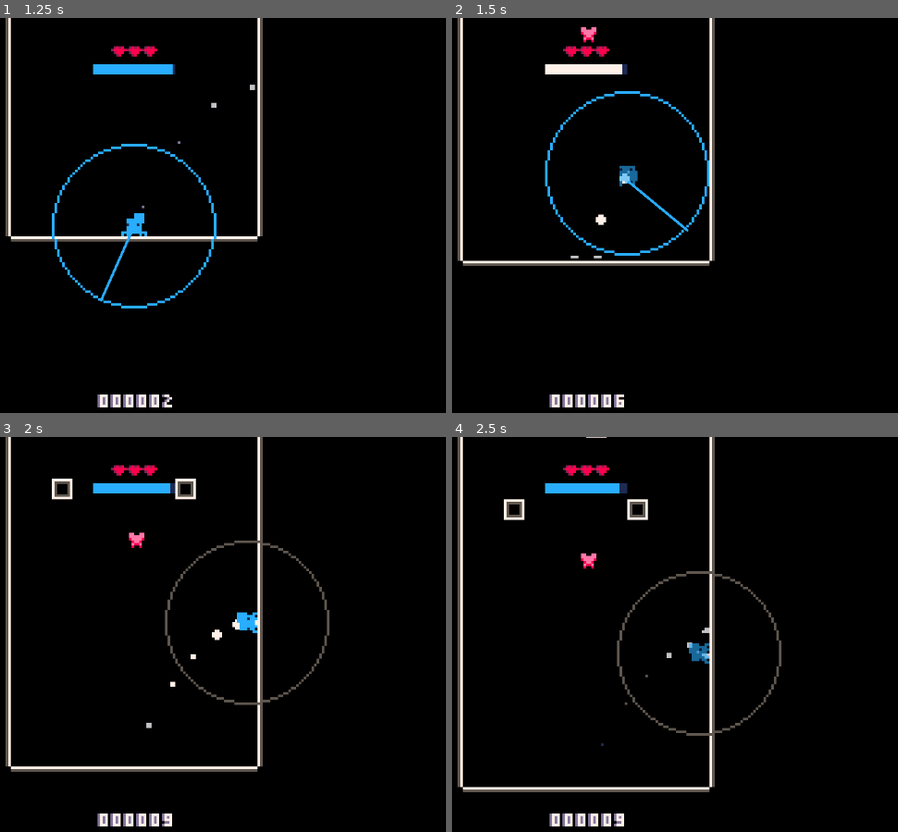
Above: before the commit, frames 1-4 (two rows, left to right).
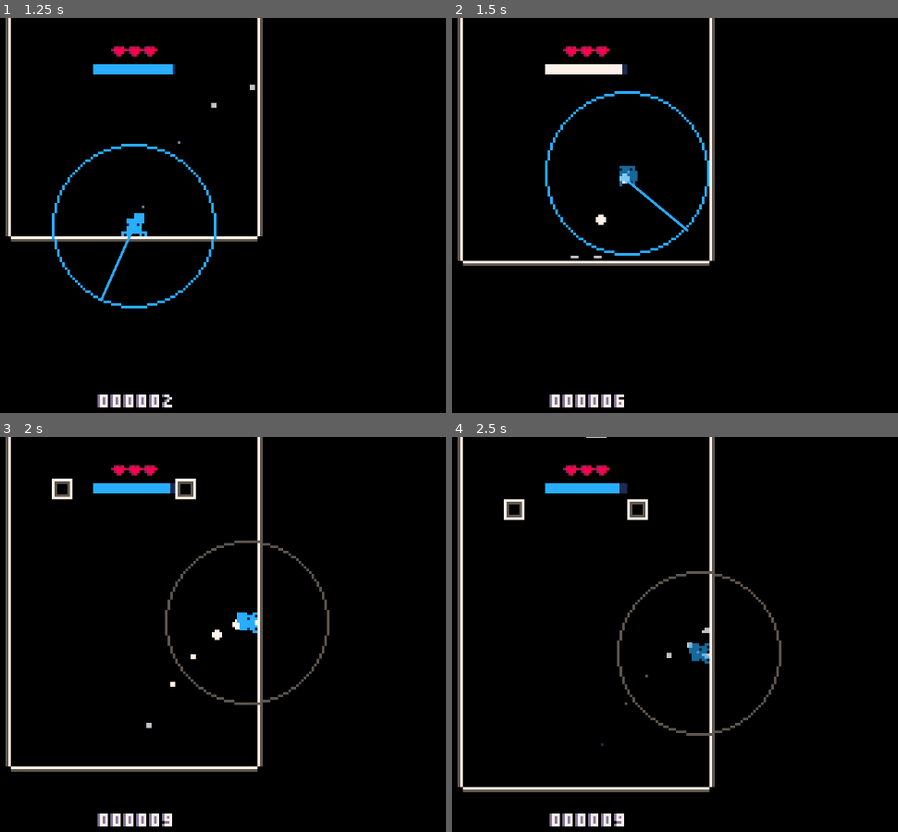
Above: after the commit, the same moments.

Repository: Flamenccio/spider-jump
Game: Godot game, scene res://scenes/game.tscn
Same seed, same stepped clock (60 frames per second), same inputs: the game is played once before the commit and once after it. The engine's default icon, where the game draws it, is replaced by a stand-in: a white triangle on a blue panel in a dark square.
Inputs (mouse positions are in pixels of both pictures, inside the frame that each line leads up to):
- Up to frame 1 (1.25 s): tap Enter at 0.5 s; move the mouse to (98, 310) at 0.52 s; press the mouse at (98, 310) at 0.53 s; hold W (move_up) from 0.53 s (still down)
- Up to frame 2 (1.5 s): release W (move_up) at 1.25 s; release the mouse at (550, 310) at 1.25 s; drag from (808, 290) to (585, 227) at 1.27 s
- Up to frame 3 (2 s): no input
- Up to frame 4 (2.5 s): move the mouse to (outside the picture) at 2.02 s; hold A (move_left) from 2.03 s (still down); tap Delete at 2.1 s

Frame 1 is identical in both runs. In frame 2, 0.1% of the frame differs, in the area x 28-33%, y 2-7%; in frame 3, 0.1%; in frame 4, 0.1%.
Error after the commit: Invalid cast: could not convert value to 'Array'. (res://scripts/levels/saved_level_object.gd:16)

Commit message:
refactor item boxes

Diff:
--- /dev/null
+++ b/resources/default_loot_box.tres
@@ -0,0 +1,73 @@
+[gd_resource type="Resource" script_class="LootTable" load_steps=19 format=3 uid="uid://c0p0fb7uoe6l8"]
+
+[ext_resource type="Script" uid="uid://bc3fsl7qhsokp" path="res://scripts/item_box_loot.gd" id="1_uehea"]
+[ext_resource type="PackedScene" uid="uid://bbjb4m6fwc2e" path="res://scenes/powerups/antibug.tscn" id="2_8v8gp"]
+[ext_resource type="Script" uid="uid://c2igfpmml5pq7" path="res://scripts/loot_table.gd" id="2_ldm30"]
+[ext_resource type="PackedScene" uid="uid://ba8ck05ta5tce" path="res://scenes/powerups/blinkfly.tscn" id="3_w54ef"]
+[ext_resource type="PackedScene" uid="uid://dxpxr8minu8d4" path="res://scenes/powerups/hoverfly.tscn" id="4_ik14u"]
+[ext_resource type="PackedScene" uid="uid://dxdwqtbu84o7o" path="res://scenes/powerups/bubblebee.tscn" id="5_507uc"]
+[ext_resource type="PackedScene" uid="uid://casm12rifsitq" path="res://scenes/powerups/hopperpop.tscn" id="6_0b71e"]
+[ext_resource type="PackedScene" uid="uid://dqqc11jshtu6v" path="res://scenes/powerups/super_grub.tscn" id="7_bov1d"]
+[ext_resource type="PackedScene" uid="uid://dxnx7wy6ay3xj" path="res://scenes/powerups/heavy_beetle.tscn" id="8_408oo"]
+[ext_resource type="PackedScene" uid="uid://xhkwm2kavftk" path="res://scenes/level_objects/yummy_fly.tscn" id="9_w54ef"]
+
+[sub_resource type="Resource" id="Resource_icw0f"]
+script = ExtResource("1_uehea")
+loot_scene = ExtResource("2_8v8gp")
+loot_chance = 0.0703655
+minimum_level = 4
+metadata/_custom_type_script = "uid://bc3fsl7qhsokp"
+
+[sub_resource type="Resource" id="Resource_rpce5"]
+script = ExtResource("1_uehea")
+loot_scene = ExtResource("3_w54ef")
+loot_chance = 0.0703655
+minimum_level = 4
+metadata/_custom_type_script = "uid://bc3fsl7qhsokp"
+
+[sub_resource type="Resource" id="Resource_kw6b7"]
+script = ExtResource("1_uehea")
+loot_scene = ExtResource("4_ik14u")
+loot_chance = 0.0703655
+minimum_level = 4
+metadata/_custom_type_script = "uid://bc3fsl7qhsokp"
+
+[sub_resource type="Resource" id="Resource_w4i5s"]
+script = ExtResource("1_uehea")
+loot_scene = ExtResource("5_507uc")
+loot_chance = 0.0703655
+minimum_level = 2
+metadata/_custom_type_script = "uid://bc3fsl7qhsokp"
+
+[sub_resource type="Resource" id="Resource_eyitt"]
+script = ExtResource("1_uehea")
+loot_scene = ExtResource("6_0b71e")
+loot_chance = 0.0703655
+minimum_level = 2
+metadata/_custom_type_script = "uid://bc3fsl7qhsokp"
+
+[sub_resource type="Resource" id="Resource_ok0vv"]
+script = ExtResource("1_uehea")
+loot_scene = ExtResource("7_bov1d")
+loot_chance = 0.0703655
+minimum_level = 6
+metadata/_custom_type_script = "uid://bc3fsl7qhsokp"
+
+[sub_resource type="Resource" id="Resource_fk5i5"]
+script = ExtResource("1_uehea")
+loot_scene = ExtResource("8_408oo")
+loot_chance = 0.0703655
+minimum_level = 2
+metadata/_custom_type_script = "uid://bc3fsl7qhsokp"
+
+[sub_resource type="Resource" id="Resource_ik14u"]
+script = ExtResource("1_uehea")
+loot_scene = ExtResource("9_w54ef")
+loot_chance = 0.507442
+minimum_level = 0
+metadata/_custom_type_script = "uid://bc3fsl7qhsokp"
+
+[resource]
+script = ExtResource("2_ldm30")
+loot = Array[ExtResource("1_uehea")]([SubResource("Resource_icw0f"), SubResource("Resource_rpce5"), SubResource("Resource_kw6b7"), SubResource("Resource_w4i5s"), SubResource("Resource_eyitt"), SubResource("Resource_ok0vv"), SubResource("Resource_fk5i5"), SubResource("Resource_ik14u")])
+metadata/_custom_type_script = "uid://c2igfpmml5pq7"
--- a/scenes/game.tscn
+++ b/scenes/game.tscn
@@ -28,7 +28,6 @@
 [ext_resource type="Script" uid="uid://y5qohu2l48v3" path="res://scripts/player_stats_saver.gd" id="22_37s47"]
 [ext_resource type="PackedScene" uid="uid://bbd2meqorrjoe" path="res://scenes/high_score_line.tscn" id="23_bt5mj"]
 [ext_resource type="Texture2D" uid="uid://bn75rko42o47k" path="res://sprites/blinkfly_reticle-Sheet.png" id="29_suyxu"]
-[ext_resource type="PackedScene" uid="uid://dxpxr8minu8d4" path="res://scenes/powerups/hoverfly.tscn" id="30_qouja"]
 [ext_resource type="Script" uid="uid://c10ujhyqm6myp" path="res://scripts/player/blinkfly_reticle.gd" id="30_sgl2t"]
 
 [sub_resource type="RectangleShape2D" id="RectangleShape2D_eow3j"]
@@ -206,9 +205,6 @@
 autoplay = "default"
 frame_progress = 0.442083
 script = ExtResource("30_sgl2t")
-
-[node name="Hoverfly" parent="." instance=ExtResource("30_qouja")]
-position = Vector2(1, -96)
 
 [connection signal="levelled_up" from="." to="LevelSpawner" method="_on_level_up"]
 [connection signal="on_game_over" from="." to="UI/DeathScreen" method="show" flags=3]
--- a/scenes/level_objects/item_box.tscn
+++ b/scenes/level_objects/item_box.tscn
@@ -1,26 +1,12 @@
-[gd_scene load_steps=7 format=3 uid="uid://cvgknv5hx4uwm"]
+[gd_scene load_steps=4 format=3 uid="uid://cvgknv5hx4uwm"]
 
 [ext_resource type="Texture2D" uid="uid://dtnwcnfkt2acg" path="res://sprites/icon.svg" id="1_8vxx2"]
 [ext_resource type="Script" uid="uid://5p3w835j81ec" path="res://scripts/item_box.gd" id="1_rp6ev"]
-[ext_resource type="Script" uid="uid://bc3fsl7qhsokp" path="res://scripts/item_box_loot.gd" id="2_7msra"]
-[ext_resource type="PackedScene" uid="uid://xhkwm2kavftk" path="res://scenes/level_objects/yummy_fly.tscn" id="10_bvvh1"]
-
-[sub_resource type="Resource" id="Resource_e63n5"]
-script = ExtResource("2_7msra")
-loot_chance = 0.5
-minimum_level = 0
-metadata/_custom_type_script = "uid://bc3fsl7qhsokp"
-
-[sub_resource type="Resource" id="Resource_hr72n"]
-script = ExtResource("2_7msra")
-loot_scene = ExtResource("10_bvvh1")
-loot_chance = 0.5
-minimum_level = 0
-metadata/_custom_type_script = "uid://bc3fsl7qhsokp"
+[ext_resource type="Resource" uid="uid://c0p0fb7uoe6l8" path="res://resources/default_loot_box.tres" id="2_0fdv3"]
 
 [node name="ItemBox" type="Node2D"]
 script = ExtResource("1_rp6ev")
-loot_table = Array[ExtResource("2_7msra")]([SubResource("Resource_e63n5"), SubResource("Resource_hr72n")])
+loot_table = ExtResource("2_0fdv3")
 packed_scene_path = "res://scenes/level_objects/item_box.tscn"
 
 [node name="DebugSprite" type="Sprite2D" parent="."]
--- a/scripts/item_box.gd
+++ b/scripts/item_box.gd
@@ -6,12 +6,7 @@
 ## item will spawn in.
 extends LevelObject
 
-## Makes all loot rates the same
-@export_tool_button('Equalize loot rates') var _equalize_loot_rates: Callable = _flatten_loot_rates
-## Adjusts all loot rates so that the sum of all is 1.0
-@export_tool_button('Make up loot rates') var _make_up: Callable = _make_up_loot_rates
-
-@export var loot_table: Array[ItemBoxLoot]
+@export var loot_table: LootTable
 
 var _rng: RandomNumberGenerator = RandomNumberGenerator.new()
 
@@ -26,48 +21,29 @@
 		return val <= max_value and val > min_value
 
 
-func _make_up_loot_rates() -> void:
-	if loot_table.size() == 0:
-		return
-	var chances := loot_table.map(func(loot: ItemBoxLoot) -> float: return loot.loot_chance)
-	var accum_chances = chances.reduce(func(accum: float, sum: float) -> float: return accum + sum)
-	if accum_chances == 1.0:
-		return
-	var difference = 1.0 - accum_chances
-	var distributed_difference = difference / loot_table.size()
-	for loot in loot_table:
-		loot.loot_chance += distributed_difference
-
-
-func _flatten_loot_rates() -> void:
-	var equal = 1.0 / loot_table.size()
-	for loot in loot_table:
-		loot.loot_chance = equal
-
-
-## Spawn one of the items in `loot_table`, replacing this node.
+## Spawn one of the items in `loot_table_override`, replacing this node.
 func spawn_loot(current_level: int) -> void:
 
 	if Engine.is_editor_hint():
 		return
 
 	# Filter items too high level
-	loot_table = loot_table.filter(func(i: ItemBoxLoot): return i.minimum_level <= current_level)
+	var available_loot = loot_table.loot.filter(func(i: ItemBoxLoot): return i.minimum_level <= current_level)
 
 	# Redistribute chances, if necessary
 	var total_chance = 0.0
-	total_chance = loot_table.reduce(func(accum: float, current: ItemBoxLoot): return accum + current.loot_chance, total_chance)
+	total_chance = available_loot.reduce(func(accum: float, current: ItemBoxLoot): return accum + current.loot_chance, total_chance)
 	var missing = 1.0 - total_chance
 
 	if missing > 0.0:
-		var split = missing / loot_table.size()
-		for loot in loot_table:
+		var split = missing / available_loot.size()
+		for loot in available_loot:
 			loot.loot_chance += split
 
 	# Find random loot with percent chance
 	var roll_table: Array[LootRoll]
 	var last_value: float = 0
-	for loot in loot_table:
+	for loot in available_loot:
 		var roll = LootRoll.new()
 		roll.min_value = last_value
 		roll.max_value = last_value + loot.loot_chance
--- /dev/null
+++ b/scripts/loot_table.gd
@@ -0,0 +1,32 @@
+@tool
+class_name LootTable
+extends Resource
+
+## Makes all loot rates the same
+@export_tool_button('Equalize loot rates') var _equalize_loot_rates: Callable = _flatten_loot_rates
+## Adjusts all loot rates so that the sum of all is 1.0
+@export_tool_button('Make up loot rates') var _make_up: Callable = _make_up_loot_rates
+
+@export var loot: Array[ItemBoxLoot]
+
+func _make_up_loot_rates() -> void:
+	if not Engine.is_editor_hint():
+		return
+	if loot.size() == 0:
+		return
+	var chances := loot.map(func(loot: ItemBoxLoot) -> float: return loot.loot_chance)
+	var accum_chances = chances.reduce(func(accum: float, sum: float) -> float: return accum + sum)
+	if accum_chances == 1.0:
+		return
+	var difference = 1.0 - accum_chances
+	var distributed_difference = difference / loot.size()
+	for l in loot:
+		l.loot_chance += distributed_difference
+
+
+func _flatten_loot_rates() -> void:
+	if not Engine.is_editor_hint():
+		return
+	var equal = 1.0 / loot.size()
+	for l in loot:
+		l.loot_chance = equal
Not shown: 1 places in scenes/game.tscn that only renumber resources
Not shown, added: scripts/loot_table.gd.uid
